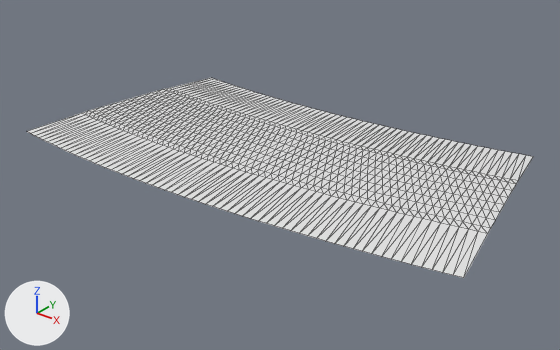
One commit to the glTF model public/assets/gen4/models/track-23.glb: the scene before it, then after it.
Camera for both pictures: a 50 mm lens placed at (301.3, -582.8, 47.3), pointed at (242.6, -509.4, 1.8). Lighting does not change. The marker at lower left points along +X, +Y and +Z. The older version comes first. Mesh edges are drawn as thin lines. Vertices at exactly the same position are counted once.

In view in the first picture: 'track-23'.
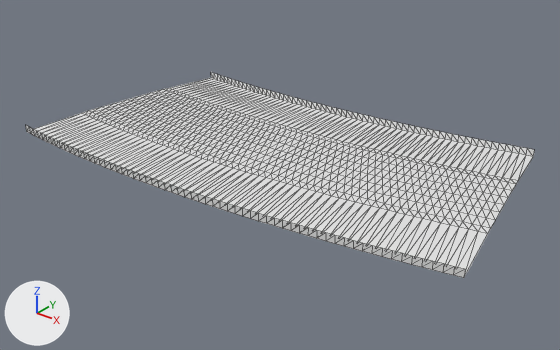
Pixel boxes [x1, y1, x2, y2] of what changed, in the pictures (560 x 350 px):
'track-23', reshaped: before [27, 78, 533, 278]; after [26, 72, 534, 278]
part 1 of me_track_23, added: after [26, 72, 534, 278]

Patch to the scene script:
```diff
--- a/public/assets/gen4/models/track-23.glb.py
+++ b/public/assets/gen4/models/track-23.glb.py
@@ me_track_23 @@
 # used by ob_track_23; location = (0.0, 0.0, 0.0)
-me_track_23.from_pydata(...)  # 693 vertices, 1240 faces; spans x 208.4..275.3, y -526.1..-489.6, z 4.3..5.6
+me_track_23.from_pydata(...)  # 819 vertices, 1488 faces; spans x 208.4..275.3, y -526.1..-489.6, z 4.3..6.1
+# me_track_23 part 1
+# 126 new vertices lie (0.0, 0.0, 1.0) away from vertices in x 208.4..275.3, y -526.1..-489.6, z 4.3..5.1
+# 248 new faces join them
```
